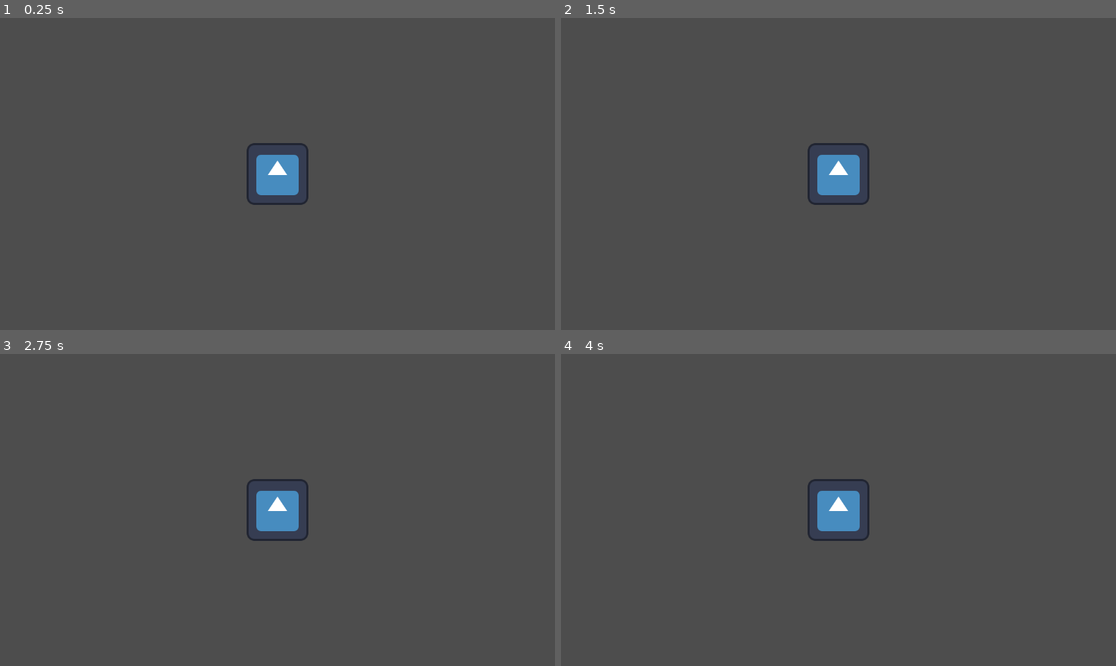
Above: before the commit, frames 1-4 (two rows, left to right).
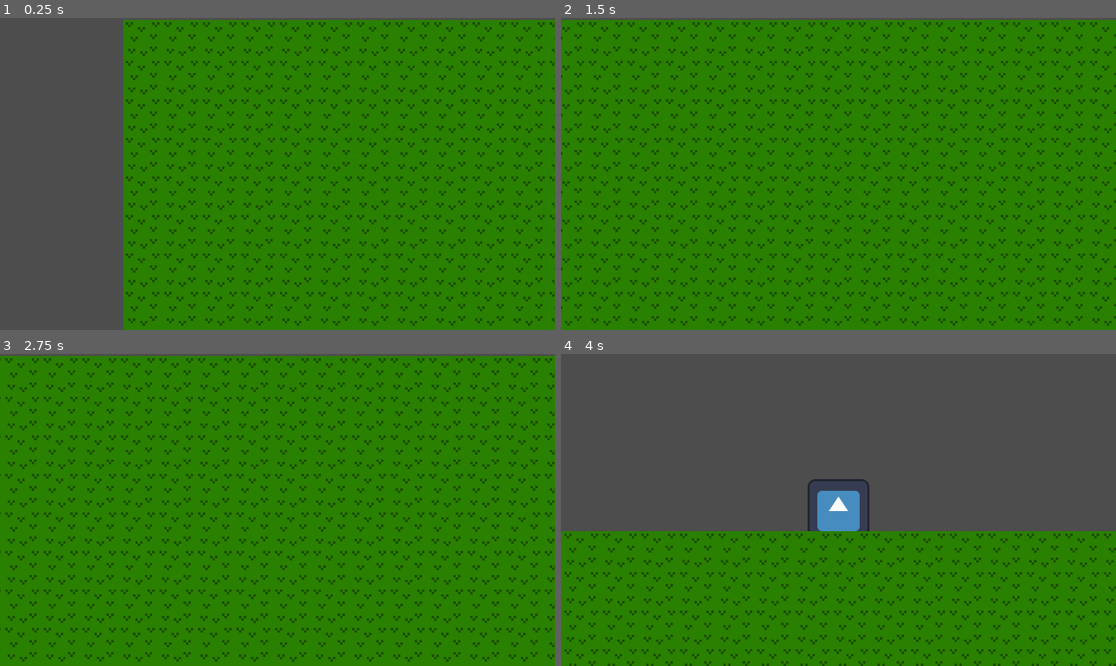
Above: after the commit, the same moments.

Repository: PiotrCzap/2D-Survival-Game
Game: Godot game, scene res://Scenes/game.tscn
The game is run twice, just before and just after one commit, with the same random seed, the same clock (stepped at 60 frames per second) and the same inputs. The engine's default icon, where the game draws it, is replaced by a stand-in: a white triangle on a blue panel in a dark square.
Inputs:
- Up to frame 1 (0.25 s): no input
- Up to frame 2 (1.5 s): tap Enter at 0.5 s; hold D (D) 0.53-1.28 s; tap A (A) at 1.35 s
- Up to frame 3 (2.75 s): tap D (D) at 1.55 s; tap Space at 2 s; hold D (D) from 2.03 s (still down)
- Up to frame 4 (4 s): release D (D) at 2.78 s; tap S (S) at 2.85 s; tap D (D) at 3.05, 3.8 s; tap Enter at 3.5 s; hold W (W) from 3.53 s (still down)

The runs differ from the first frame. In frame 1, 77% of the frame differs, in the area x 22-100%, y 0-100%; in frame 2, 99%, in the area x 0-100%, y 0-100%; in frame 3, 99%; in frame 4, 43%.

Commit message:
Map Generator test 1

Diff:
--- a/2d-survival-game/Scenes/game.tscn
+++ b/2d-survival-game/Scenes/game.tscn
@@ -23,3 +23,5 @@
 
 [node name="Map Generator" type="Node2D" parent="."]
 script = ExtResource("3_wrm1d")
+
+[node name="Map" type="Node2D" parent="."]
--- a/2d-survival-game/Scripts/Map Generator.gd
+++ b/2d-survival-game/Scripts/Map Generator.gd
@@ -1,11 +1,15 @@
 extends Node2D
 
-var size_x = 32
-var size_y = 32
+var size_x = 2
+var size_y = 2
+
 var Grass_chunk_scene = preload("res://Scenes/Chunks/grass_chunk.tscn")
-var bla = preload("res://icon.svg")
-var Grass_chunk = Grass_chunk_scene.instantiate()
 
 func _ready() -> void:
-	for x in range(size_x):
-		pass
+
+	for x in range(-size_x,size_x):
+		for y in range(-size_y,size_y):
+			var grass_chunk = Grass_chunk_scene.instantiate()
+			grass_chunk.position += Vector2(x * 32,y * 32)
+			$"../Map".add_child(grass_chunk)
+			print(grass_chunk.position)
Binary file changed: 2d-survival-game/Textures/Map Tilemap.png
